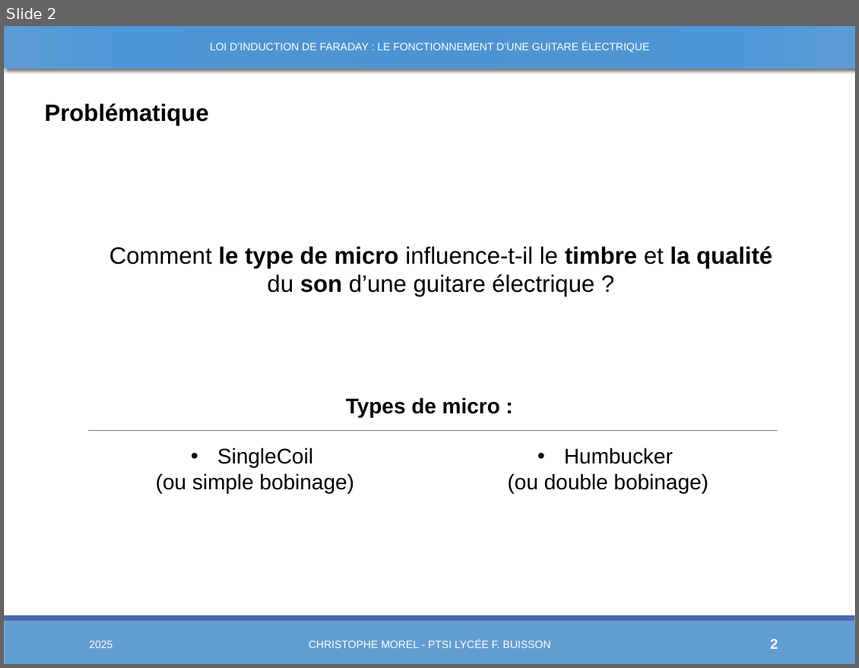
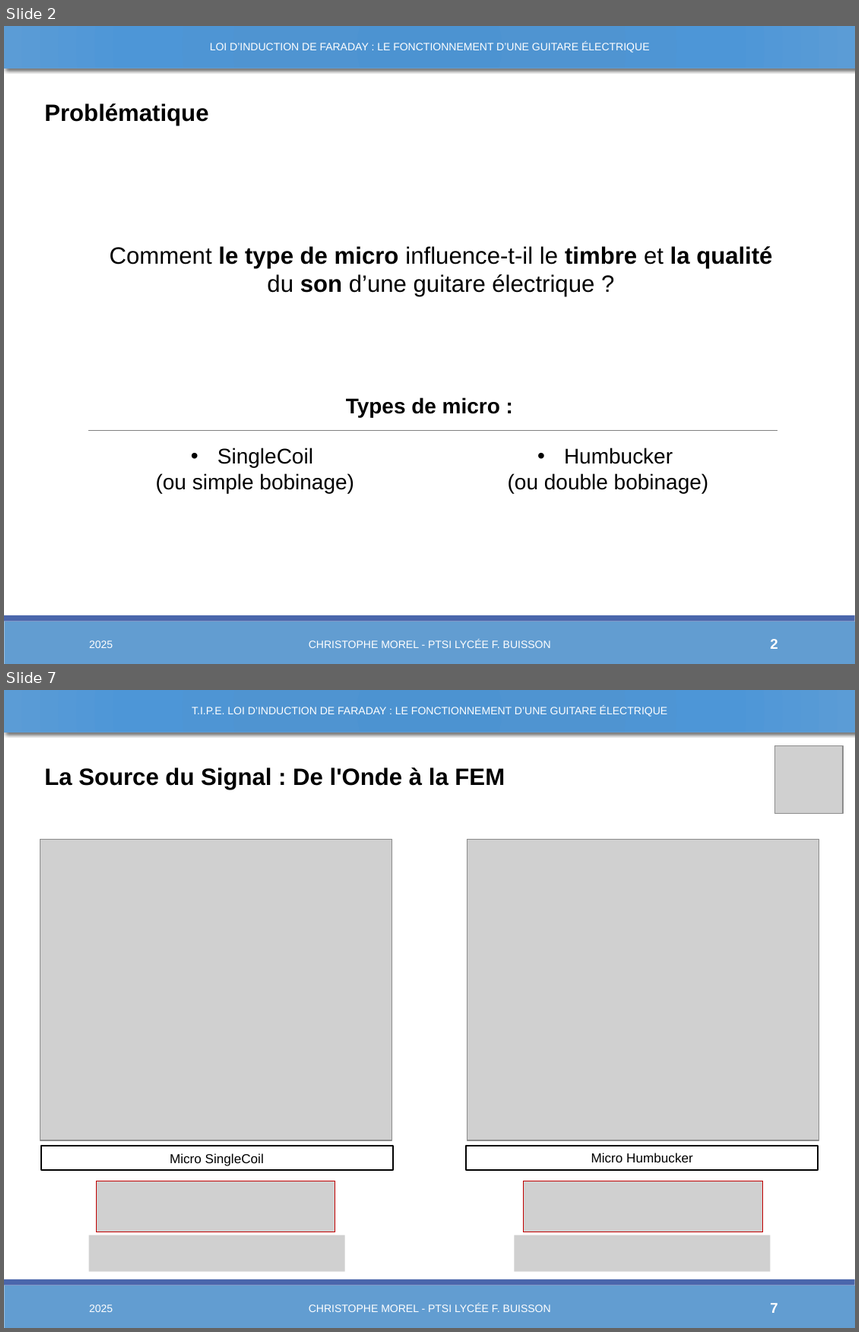
Before and after one commit to Chrismorel7/TIPE---Micro_guitare_elec, a slide deck: Views/Novembre.pptx. Shown one above the other, each under a label of ours: slide 2 before the commit, slides 2 and 7 after it; the slides between them are not shown. The pictures are 859x668 and 859x1332 pixels, drawn with LibreOffice and Linux fonts; fonts in the diff are those of the drawing; grey boxes stand for pictures. Boxes give left, top, right and bottom in pixels: in the first picture for what was removed or moved away, otherwise in the second. Text is boxed around its words. In the diff, an @@ line names an element or a change of style, - is before the commit and + after.

```diff
--- a/Views/Novembre.pptx
+++ b/Views/Novembre.pptx
@@ slide 7 added at [4,690,855,1328], background #FFFFFF; not listed: 2 template elements that a slide beside it also shows @@
@@ rectangle added at [4,690,855,732], fill gradient #4C93D2 to #4F95D2 to #4E97D8 to #5C9DD7, outline #629DD1 1 pt @@
@@ text added at [192,706,668,717], 9 pt, text #FFFFFF @@
+T.I.P.E. LOI D’INDUCTION DE FARADAY : LE FONCTIONNEMENT D’UNE GUITARE ÉLECTRIQUE
@@ picture added at [775,746,843,813] @@
@@ text added at [44,768,505,790], 20 pt, text #000000, bold @@
+La Source du Signal : De l'Onde à la FEM
@@ picture added at [40,839,392,1140] @@
@@ picture added at [467,839,819,1140] @@
@@ rectangle added at [34,1084,826,1102], fill #FFFFFF, outline #FFFFFF 1.25 pt @@
@@ rectangle added at [466,1145,818,1170], fill #FFFFFF, outline #000000 1.25 pt, 11 pt, text #000000 @@
+Micro Humbucker
@@ rectangle added at [40,1146,392,1171], fill #FFFFFF, outline #000000 1.25 pt, 11 pt, text #000000 @@
+Micro SingleCoil
@@ picture added at [97,1182,336,1232] @@
@@ picture added at [524,1182,763,1232] @@
@@ picture added at [89,1236,345,1272] @@
@@ picture added at [514,1236,770,1272] @@
@@ text added at [89,1305,113,1312], 9 pt, text #FFFFFF @@
+2025
@@ text added at [309,1303,551,1312], 9 pt, text #FFFFFF @@
+CHRISTOPHE MOREL - PTSI LYCÉE F. BUISSON
@@ page number added at [770,1303,778,1313], 12 pt, text #FFFFFF, bold @@
+7
```
Also in this commit, not shown: 11 slides changed, 5 other slides added, 34 other files.
